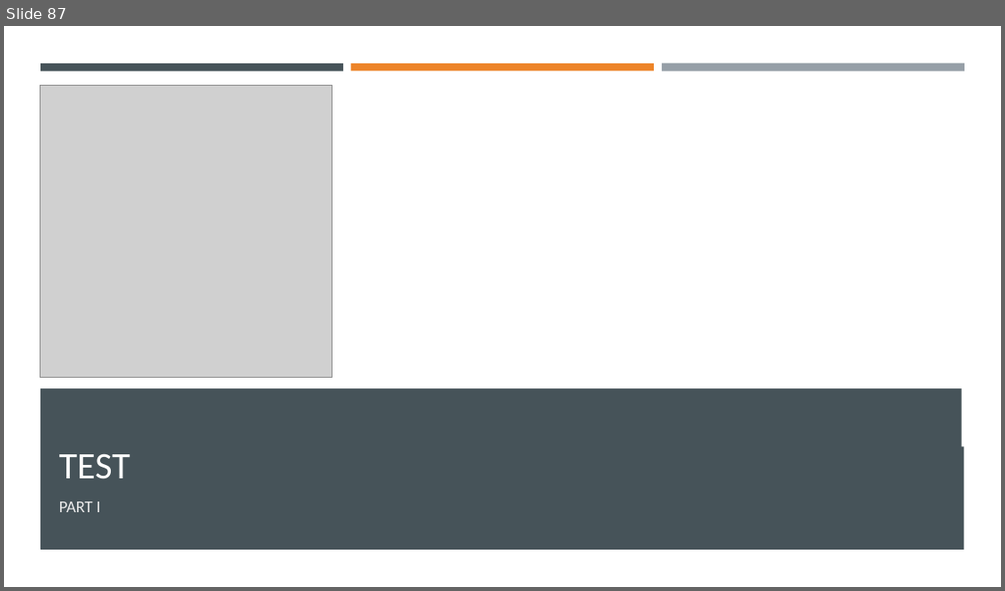
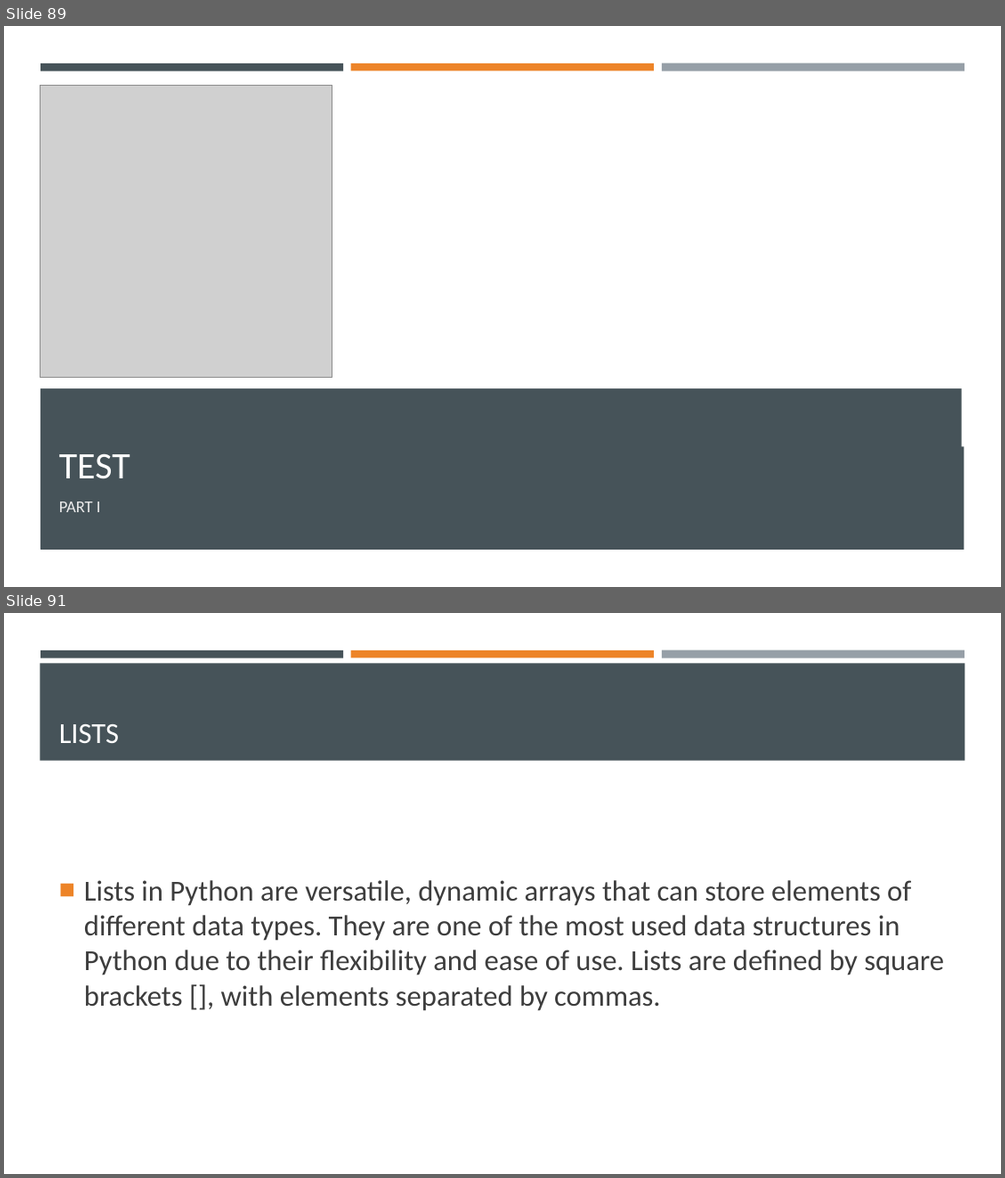
Before and after one commit to Ghost0396/iot, a slide deck: python/Python 3.pptx. Shown one above the other, each under a label of ours: slide 87 before the commit, slides 89 and 91 after it; the slides between them are not shown. The pictures are 1005x591 and 1005x1178 pixels, drawn with LibreOffice and Linux fonts; fonts in the diff are those of the drawing; grey boxes stand for pictures. Boxes give left, top, right and bottom in pixels: in the first picture for what was removed or moved away, otherwise in the second. Text is boxed around its words. In the diff, an @@ line names an element or a change of style, - is before the commit and + after.

```diff
--- a/python/Python 3.pptx
+++ b/python/Python 3.pptx
@@ slide 91 added at <box>4,613,1001,1174</box>, background #FFFFFF @@
@@ rectangle added at <box>40,663,965,761</box>, fill #465359 @@
@@ rectangle added at <box>40,650,343,657</box>, fill #465359 @@
@@ rectangle added at <box>351,650,654,657</box>, fill #ED8428 @@
@@ rectangle added at <box>662,650,964,658</box>, fill #969FA7 @@
@@ title added at <box>59,724,119,743</box>, 28 pt, text #FFFFFF @@
+LISTS
@@ text added at <box>84,880,944,1011</box>, 28 pt, text #3D3D3D @@
+■ Lists in Python are versatile, dynamic arrays that can store elements of different data types. They are one of the most used data structures in Python due to their flexibility and ease of use. Lists are defined by square brackets [], with elements separated by commas.
@@ what was slide 87 is now slide 89 @@
```
Also in this commit, not shown: 1 slide changed, 13 other slides added, 2 other files.
